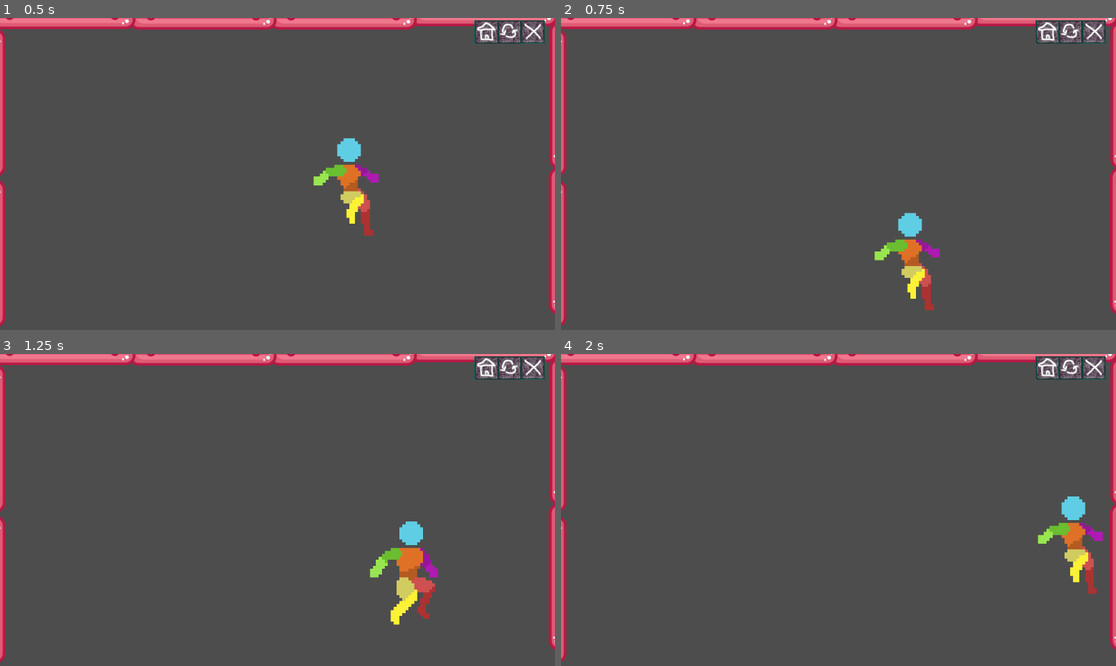
Above: before the commit, frames 1-4 (two rows, left to right).
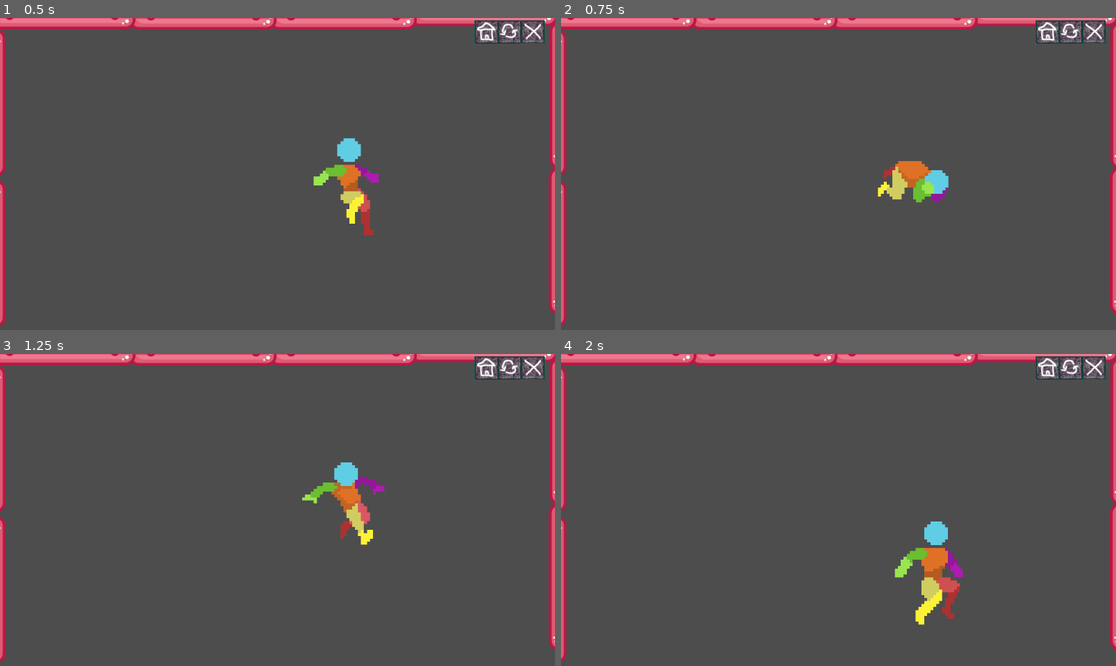
Above: after the commit, the same moments.

Repository: StevenPartridge/godot-learning
Game: Godot game, scene res://Manny3/MannysWorld3.tscn
Two runs of this game, one before a commit and one after it. Both use one fixed random seed, a clock stepped at 60 frames per second and the inputs below. This scene is started directly instead of the project's main scene.
Inputs (mouse positions are in pixels of both pictures, inside the frame that each line leads up to):
- Up to frame 1 (0.5 s): no input
- Up to frame 2 (0.75 s): move the mouse to (960, 158) at 0.52 s; hold Right (MoveRight) from 0.53 s (still down); tap W (Jump) at 0.6 s
- Up to frame 3 (1.25 s): keep holding Right (MoveRight); tap W (Jump) at 0.77, 1.07 s
- Up to frame 4 (2 s): keep holding Right (MoveRight); move the mouse to (727, 525) at 1.27 s; tap S (Crouch) at 1.35 s; tap W (Jump) at 1.52, 1.55, 1.82 s

Frame 1 is identical in both runs. In frame 2, 2.4% of the frame differs, in the area x 56-70%, y 45-94%; in frame 3, 3.0%, in the area x 54-79%, y 34-87%; in frame 4, 3.0%.

Commit message:
Double Jump

Diff:
--- a/src/Manny3/Manny3.gd
+++ b/src/Manny3/Manny3.gd
@@ -4,6 +4,7 @@
 	IDLE,
 	WALK,
 	JUMP,
+	JUMPROLL,
 	LAND,
 	CROUCH,
 	RUN,
@@ -25,8 +26,18 @@
 	SWORD
 }
 
+enum JumpState {
+	FLOOR,
+	SINGLE,
+	DOUBLE
+}
+
+var current_jump_state = JumpState.SINGLE
 var current_equiped = Weapon.SWORD
-
+var current_time = 0.0
+var jump_time = current_time
+
+const DOUBLE_JUMP_DELAY = 0.2
 const SPEED = 300.0
 const SPEED_SPRINT = 500.0
 const JUMP_VELOCITY = -600.0
@@ -48,6 +59,7 @@
 	Manny.play("SmallJump")
 
 func _physics_process(delta):
+	current_time += delta
 	handle_input()
 	play_animation_based_on_state()
 	update_action_hold_states()
@@ -123,11 +135,19 @@
 	return (current_state == State.LAND and get_input_direction() == 0 and !is_crouching()) or current_state == State.SWORDSTAB
 
 func handle_input():
+	if is_on_floor():
+		current_jump_state = JumpState.FLOOR
 	if is_current_state_locked(): return
-	if Input.is_action_just_pressed("Jump") and is_on_floor():
+	if Input.is_action_just_pressed("Jump") and current_jump_state == JumpState.FLOOR:
+		jump_time = current_time
+		current_jump_state = JumpState.SINGLE
 		velocity.y = JUMP_VELOCITY
-	if !is_on_floor():
 		update_state(State.JUMP)
+		return
+	elif Input.is_action_just_pressed("Jump") and current_jump_state == JumpState.SINGLE and current_time - jump_time > DOUBLE_JUMP_DELAY:
+		current_jump_state = JumpState.DOUBLE
+		velocity.y = JUMP_VELOCITY * 0.8
+		update_state(State.JUMPROLL)
 	if is_press_left() and is_on_floor():
 		if abs(velocity.x) == 0:
 			update_state(State.PUSH)
@@ -196,9 +216,10 @@
 					play_animation("SwordRun")
 		State.JUMP:
 			play_animation("SmallJump")
+		State.JUMPROLL:
+			play_animation("JumpRoll")
 		State.LAND:
 			play_animation("LandOnGround")
-			call_deferred("_set_state_idle")
 		State.CROUCH:
 			play_animation("CrouchIdle")
 		State.PUSH:
@@ -209,7 +230,6 @@
 			play_animation("InteractionPushPullIdle")
 		State.SWORDSTAB:
 			play_animation("SwordStab")
-			# call_deferred("_set_state_idle")
 		State.PUNCHJAB:
 			play_animation("PunchJab")
 		State.PUNCHCROSS:
--- a/src/Manny3/Manny3.tscn
+++ b/src/Manny3/Manny3.tscn
@@ -810,9 +810,9 @@
 "duration": 1.0,
 "texture": SubResource("AtlasTexture_pf84x")
 }],
-"loop": true,
+"loop": false,
 "name": &"JumpRoll",
-"speed": 5.0
+"speed": 10.0
 }, {
 "frames": [{
 "duration": 1.0,
